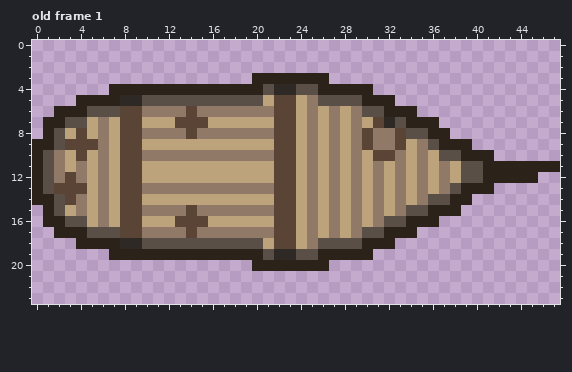
Edited in one commit: pixel-art file (assets/raw/sprites/ships/pirate.ase). Above: the version before the commit.
48x24 pixels, 1 frame. Shown: old frame 1. The commit also changed other frames, which this record leaves out.
After the commit:
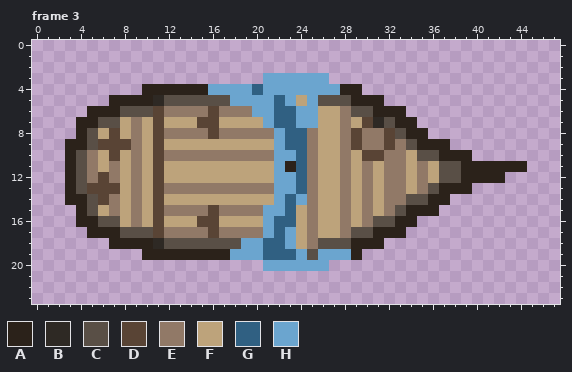
Palette (. is transparent): A #2b221a  B #2e2924  C #594f46  D #594435  E #917967  F #bda37b  G #306082  H #6ba5cf
A new or re-ordered frame is compared with the old frame closest to it.
Difference:
frames 1 -> 13
layer "Layer 3" added
Changed rows in their new state; - is an unchanged pixel.
Frame 3 is new; against old frame 1, layers "Layer 3", "Layer 1":
first column x 0:
 3 --------------------.HHHHHH---------------------
 4 -------...------HHHHGHHHHHHH--.-----------------
 5 ----...-AAAB------HHHHGH-H---A--.---------------
 6 --...AAACCCD--E-D---HHGGHH-FEC-A--.-------------
 7 -...AACCFE-D-FF-D----HGGHH-FEFDBCA-..-----------
 8 -...ACFDFEFD--E-D-----HGG--FEDE-DCAA..----------
 9 ...AACDD-E-D----------HGG--FEDE-DECAA-..--------
10 ...ACEFDFEFD----------HHG--FEFD-E--CCAA-..------
11 ...ACEFEFE-D----------HAG--FEFEFE----CCAA----...
12 ...ACEDEFE-D----------HHG--FEFEFE----CCAA--...--
13 ...ACDDDFEFD----------HHG--FEFEFE---CAA-..------
14 ...AACDEFE-D----------HGH--FEFEFE-CCAA..--------
15 -...ACFEFEFD--E-D----HHG---FEFEFECAA-..---------
16 -...AACCFE-D-FF-D----HGG---FEFEC-A-..-----------
17 --...AAACCCD--E-D----HGH---FEC-A--.-------------
18 ----...-AAAB-------HHGGH-----A--.---------------
19 -------...--------HHHGGGH-HHH-.-----------------
20 --------------------.HHHHHH---------------------
